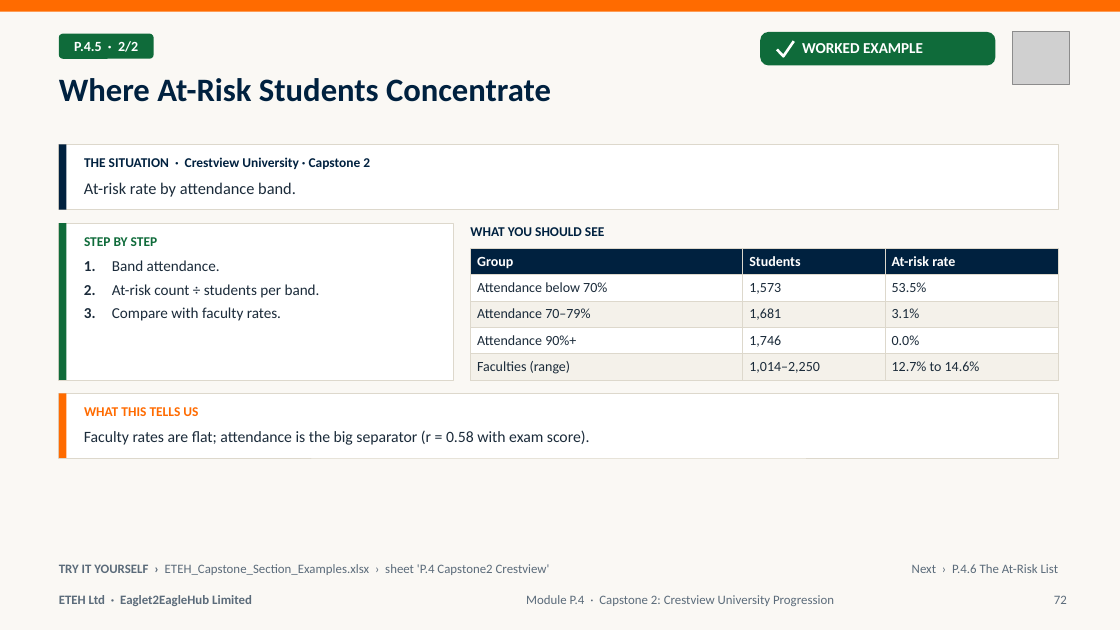
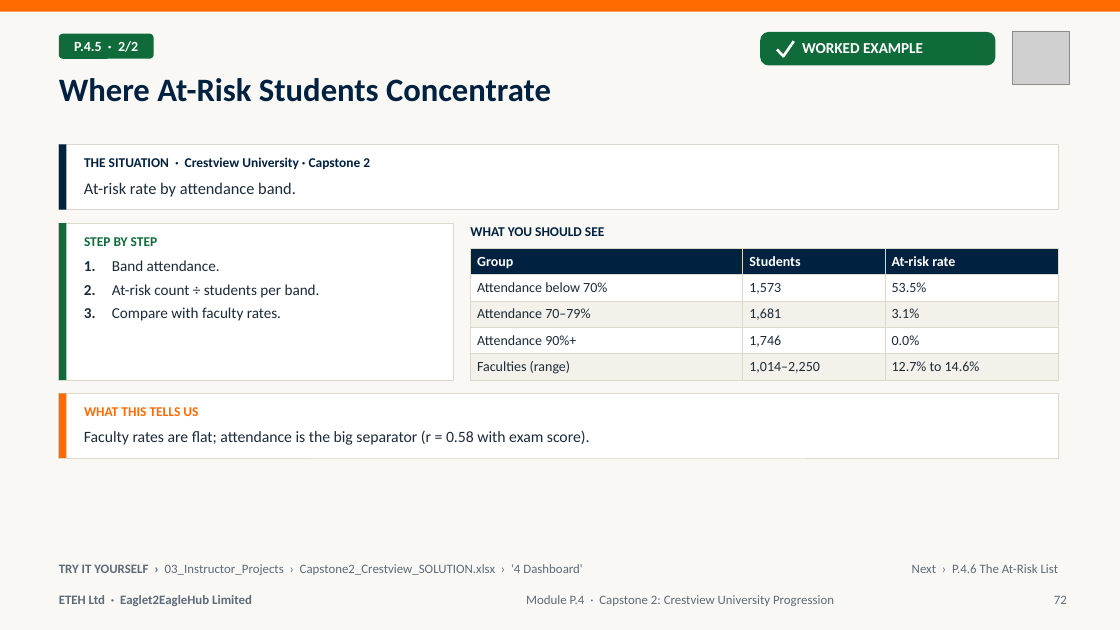
Before and after one commit to MaxiKen/ETEH, a slide deck: slide 72 of ETEH_Bootcamp_Pack/ETEH_Vol5_Capstone_Career_Slides.pptx. Drawn at 1120x630 pixels with LibreOffice and Linux fonts; fonts in the diff are those of the drawing; grey boxes stand for pictures. Boxes give left, top, right and bottom in pixels: in the first picture for what was removed or moved away, otherwise in the second. Text is boxed around its words. In the diff, an @@ line names an element or a change of style, - is before the commit and + after.

```diff
--- a/ETEH_Bootcamp_Pack/ETEH_Vol5_Capstone_Career_Slides.pptx
+++ b/ETEH_Bootcamp_Pack/ETEH_Vol5_Capstone_Career_Slides.pptx
@@ text at (59,564,582,575): text changed @@
-TRY IT YOURSELF › ETEH_Capstone_Section_Examples.xlsx › sheet 'P.4 Capstone2 Crestview'
+TRY IT YOURSELF › 03_Instructor_Projects › Capstone2_Crestview_SOLUTION.xlsx › '4 Dashboard'
```
Also in this commit, not shown: 6 other slides changed, 30 other files.
